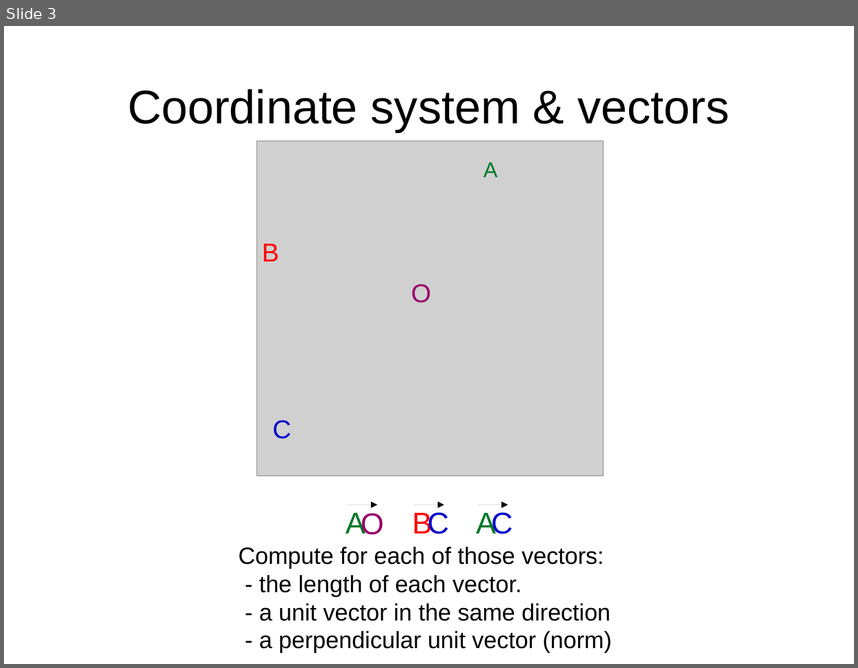
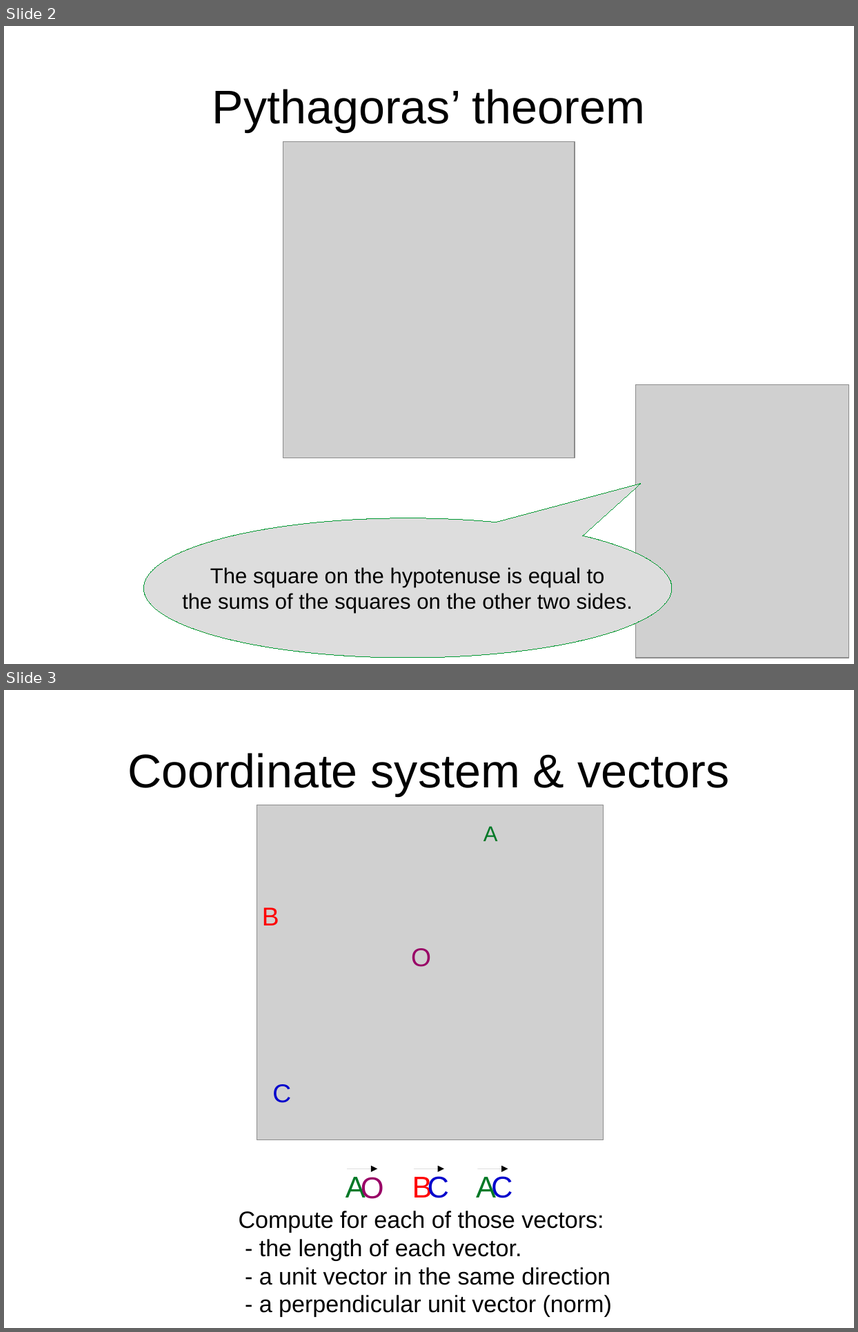
Before and after one commit to maivincent/MISE_presentations, a slide deck: 2_Maths_physics.odp. Shown one above the other, each under a label of ours: slide 3 before the commit, slides 2 and 3 after it. The pictures are 858x668 and 858x1332 pixels, drawn with LibreOffice and Linux fonts; fonts in the diff are those of the drawing; grey boxes stand for pictures. Boxes give left, top, right and bottom in pixels: in the first picture for what was removed or moved away, otherwise in the second. Text is boxed around its words. In the diff, an @@ line names an element or a change of style, - is before the commit and + after.

```diff
--- a/2_Maths_physics.odp
+++ b/2_Maths_physics.odp
@@ slide 2 added at [4,26,854,664], background #FFFFFF @@
@@ title added at [212,89,645,132], 44 pt, text #000000 @@
+Pythagoras’ theorem
@@ picture added at [283,142,575,458] @@
@@ picture added at [636,385,849,658] @@
@@ speech bubble added at [143,518,672,658], fill #DDDDDD, outline #009933 0 pt, 20 pt, text #000000 @@
+The square on the hypotenuse is equal to
+the sums of the squares on the other two sides.
```
Also in this commit, not shown: 3 slides changed, 1 other slide added, 1 slide removed, 1 other file.
